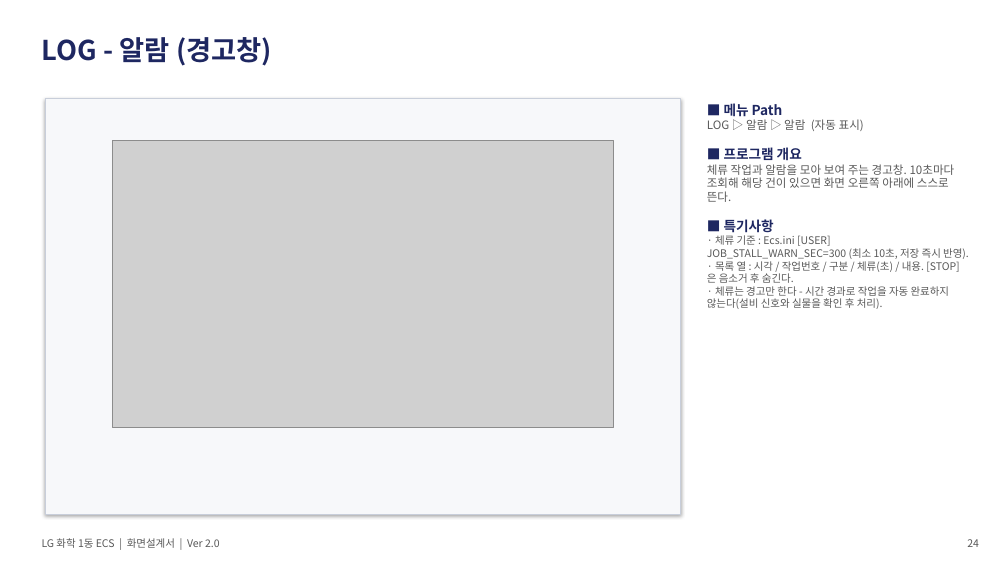
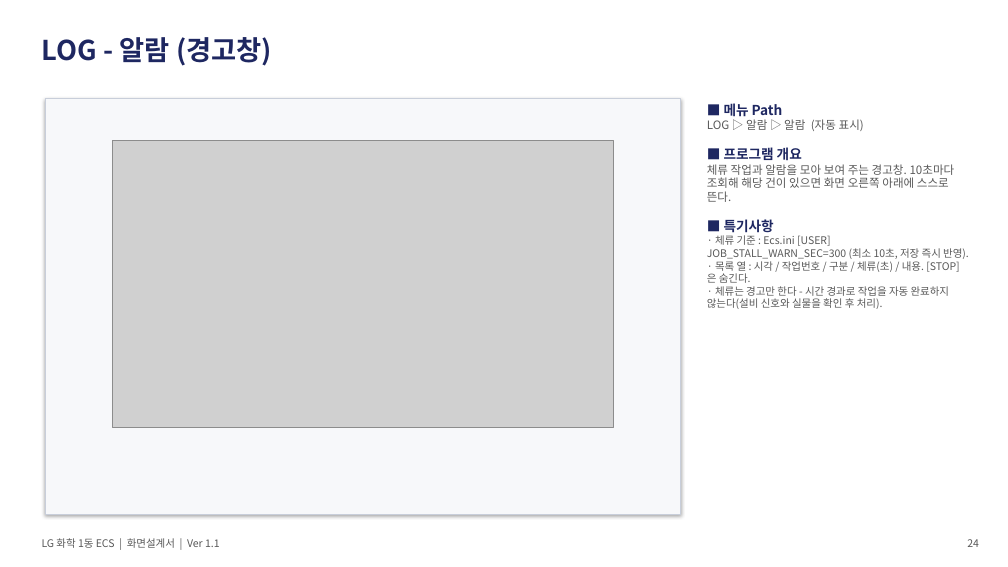
Before and after one commit to yeorijby-coder/LGLS_ALL, a slide deck: slide 22 of docs/산출물_20260921/06_ECS_화면설계서.pptx (slide 24 before the commit). Drawn at 1008x567 pixels with LibreOffice and Linux fonts; fonts in the diff are those of the drawing; grey boxes stand for pictures. Boxes give left, top, right and bottom in pixels: in the first picture for what was removed or moved away, otherwise in the second. Text is boxed around its words. In the diff, an @@ line names an element or a change of style, - is before the commit and + after.

```diff
--- a/docs/산출물_20260921/06_ECS_화면설계서.pptx
+++ b/docs/산출물_20260921/06_ECS_화면설계서.pptx
@@ text at (x1=707, y1=261, x2=959, y2=283): text changed @@
-· 목록 열 : 시각 / 작업번호 / 구분 / 체류(초) / 내용. [STOP] 은 음소거 후 숨긴다.
+· 목록 열 : 시각 / 작업번호 / 구분 / 체류(초) / 내용. [STOP] 은 숨긴다.
@@ text at (x1=42, y1=538, x2=220, y2=548): text changed @@
-LG 화학 1동 ECS | 화면설계서 | Ver 2.0
+LG 화학 1동 ECS | 화면설계서 | Ver 1.1
```
Also in this commit, not shown: 24 other slides changed, 2 slides removed, 2 other files.
